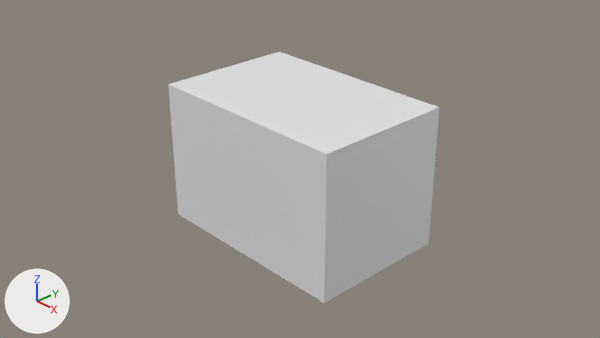
Two versions of the Blender file Blender/Objects/General/Chest/ChestMODEL.blend, one commit apart.
Camera for both pictures: the file's camera 'Camera'. Arrows for +X, +Y and +Z are at lower left; the lights stay in place.
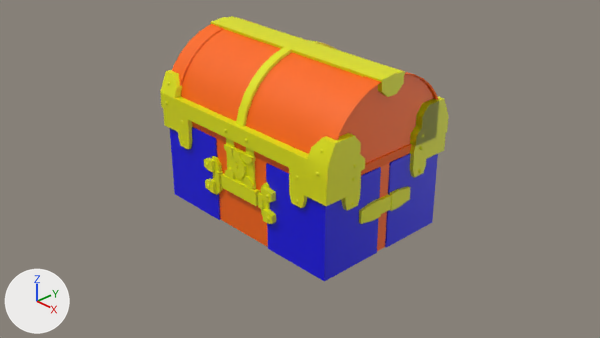
Commit message: Created Chest Model

Boxes (x1, y1, x2, y2) around the edits, measured in the pictures (600 x 338 px):
'Cube', reshaped, moved, rescaled
    before: (168, 52, 439, 303)
    after: (163, 108, 446, 224)
'ChestTop', added (orange)
    after: (172, 20, 438, 163)
'ClothWrap', added (blue)
    after: (170, 127, 438, 281)
'ChestTop.002', added (yellow)
    after: (160, 16, 448, 186)
'ChestBottom', added (orange)
    after: (192, 122, 412, 251)
part 1 of me_cube, added
    after: (226, 147, 256, 184)
part 2 of me_cube, added
    after: (246, 147, 255, 157)
part 3 of me_cube, added
    after: (233, 148, 244, 161)
part 4 of me_cube, added
    after: (226, 138, 235, 147)
part 5 of me_cube, added
    after: (380, 194, 392, 214)
part 6 of me_cube, added (yellow)
    after: (163, 108, 446, 224)
part 7 of me_cube, recoloured
    before: (168, 52, 439, 303)
    after: (221, 173, 260, 206)

What changed in the scene script:
```text
Add mat_goldinlay:
    mat_goldinlay = principled_material('GoldInlay')
    mat_goldinlay.base_color = (0.775, 0.8, 0.0)  # yellow #e4e700
Add mat_wood:
    mat_wood = principled_material('Wood')
    mat_wood.base_color = (1.0, 0.14, 0.0)  # orange #ff6900
Add mat_cloth:
    mat_cloth = principled_material('Cloth')
    mat_cloth.base_color = (0.00454, 0.0, 0.8)  # blue #0e00e7
Change me_cube:
    used by ob_cube; location = (0.0, 0.0, 0.0); scale = (1.5, 1.0, 1.0)
    remove me_cube.from_pydata(...)  # 8 vertices, 6 faces; spans x -1.0..1.0, y -1.0..1.0, z -1.0..1.0
    add me_cube.from_pydata(...)  # 1700 vertices, 1585 faces; spans x -4.66..4.67, y -1.77..32.93, z -2.78..6.8
    me_cube part 1: a new loose piece, a box spanning x -0.77..0.77, y -0.34..0.34, z 0.91..5.51, in mat_goldinlay (yellow #e4e700)
    me_cube part 2: a new loose piece, a box spanning x 0.36..0.77, y -0.29..1.07, z 5.22..6.8, in mat_goldinlay (yellow #e4e700)
    me_cube part 3: a new loose piece, a box spanning x -0.29..0.29, y -0.68..0.68, z 4.41..5.5, in mat_goldinlay (yellow #e4e700)
    me_cube part 4: a new loose piece, a box spanning x -0.77..-0.36, y -0.29..1.07, z 5.22..6.8, in mat_goldinlay (yellow #e4e700)
    me_cube part 5: a new loose piece, a box spanning x 4.15..4.53, y 10.33..21.03, z -1.0..1.0, in mat_goldinlay (yellow #e4e700)
    me_cube part 6: 796 vertices added at x -4.59..4.67, y -1.4..32.74, z -2.78..6.8
    me_cube part 7: 6 faces spanning x -1.0..1.0, y -1.0..1.0, z -1.0..1.0 switch from mat_material (white #e7e7e7) to mat_goldinlay (yellow #e4e700)
    me_cube part 8: the surface is now shaded smooth
Add me_cylinder_003:
    me_cylinder_003.from_pydata(...)  # 937 vertices, 916 faces; spans x -1.0..0.0, y -1.0..1.0, z -21.2..21.3
    me_cylinder_003.polygons.foreach_set('use_smooth', [True] * 916)
    me_cylinder_003.materials.append(mat_goldinlay)  # yellow #e4e700
Add me_cylinder:
    me_cylinder.from_pydata(...)  # 238 vertices, 208 faces; spans x -1.01..0.0, y -1.04..1.04, z -1.03..1.03
    me_cylinder.polygons.foreach_set('use_smooth', [True] * 208)
    me_cylinder.materials.append(mat_wood)  # orange #ff6900
Add me_cube_001:
    me_cube_001.from_pydata(...)  # 512 vertices, 272 faces; spans x -1.02..1.0, y -1.0..1.04, z -1.0..1.0
    me_cube_001.materials.append(mat_cloth)  # blue #0e00e7
Add me_cube_1:
    me_cube_1.from_pydata(...)  # 248 vertices, 129 faces, 8 loose edges; spans x -1.02..1.02, y -1.02..1.02, z -1.0..1.0
    me_cube_1.materials.append(mat_wood)  # orange #ff6900
Change ob_cube:
    ob_cube.location: (0.0, 0.0, 0.0) -> (0.0, -1.005, 0.0)
    ob_cube.scale: (1.5, 1.0, 1.0) -> (0.343, 0.0641, 0.098)
Add ob_chesttop_002:
    ob_chesttop_002 = bpy.data.objects.new('ChestTop.002', me_cylinder_003)
    ob_chesttop_002.location = (0.0, 0.0, 0.663)
    ob_chesttop_002.rotation_euler = (1.571, 1.571, 1.571)  # degrees (90, 90, 90)
    ob_chesttop_002.scale = (1.09, 1.09, -0.0761)
Add ob_chesttop:
    ob_chesttop = bpy.data.objects.new('ChestTop', me_cylinder)
    ob_chesttop.location = (0.0, 0.0, 0.663)
    ob_chesttop.rotation_euler = (1.571, 1.571, 1.571)  # degrees (90, 90, 90)
    ob_chesttop.scale = (1.0, 1.0, 1.5)
Add ob_clothwrap:
    ob_clothwrap = bpy.data.objects.new('ClothWrap', me_cube_001)
    ob_clothwrap.location = (0.019, -0.022, -0.067)
    ob_clothwrap.scale = (1.5, 1.0, 0.6)
Add ob_chestbottom:
    ob_chestbottom = bpy.data.objects.new('ChestBottom', me_cube_1)
    ob_chestbottom.location = (0.0, 0.0, 0.0)
    ob_chestbottom.scale = (1.5, 1.0, 0.667)
```
